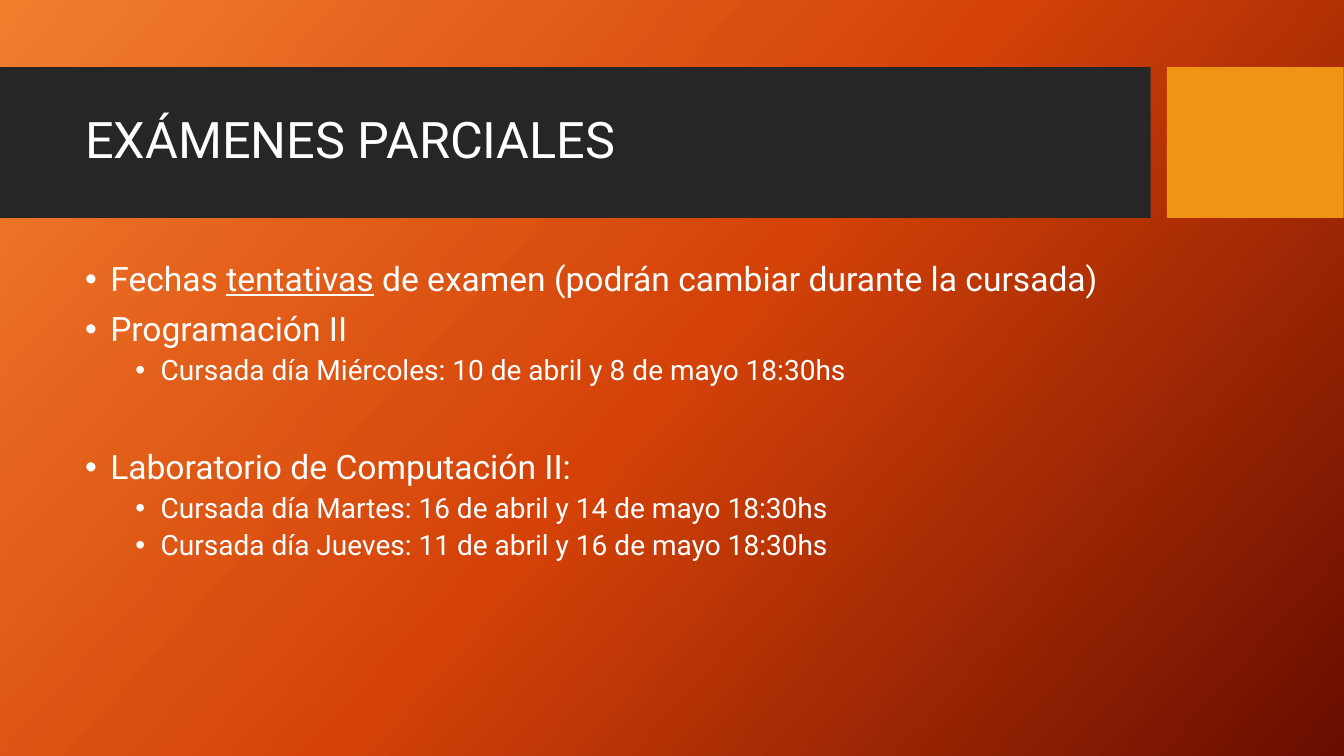
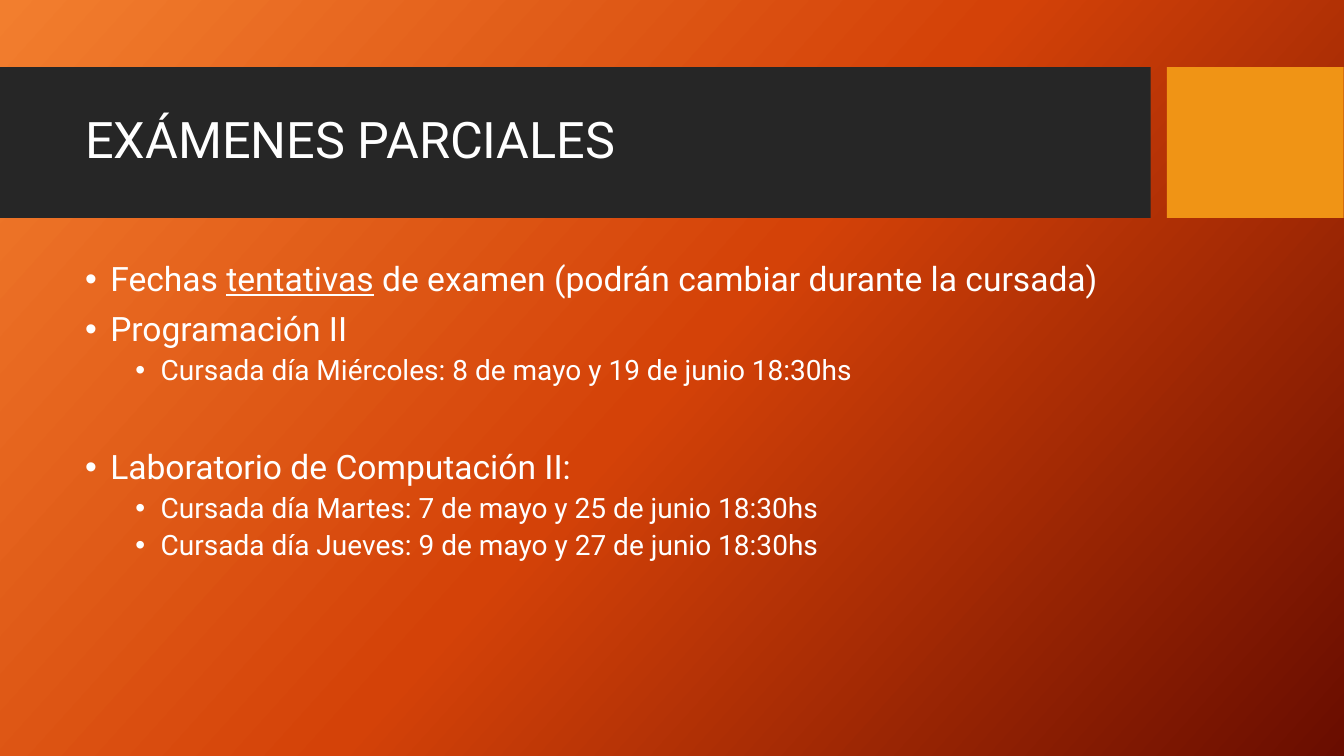
Before and after one commit to FedeDavila1984/utn_prog_y_lab_II, a slide deck: slide 6 of PPTs/Programacion y Laboratorio II-201903.pptx. Drawn at 1344x756 pixels with LibreOffice and Linux fonts; fonts in the diff are those of the drawing; background and template pictures are left out. Boxes give left, top, right and bottom in pixels: in the first picture for what was removed or moved away, otherwise in the second. Text is boxed around its words. In the diff, an @@ line names an element or a change of style, - is before the commit and + after.

Commit message:
201903

```diff
--- a/PPTs/Programacion y Laboratorio II-201903.pptx
+++ b/PPTs/Programacion y Laboratorio II-201903.pptx
@@ text at [161,359,852,386]: text changed @@
-  • Cursada día Miércoles: 10 de abril y 8 de mayo 18:30hs
+  • Cursada día Miércoles: 8 de mayo y 19 de junio 18:30hs
@@ text at [161,497,818,561]: text changed @@
-  • Cursada día Martes: 16 de abril y 14 de mayo 18:30hs
-  • Cursada día Jueves: 11 de abril y 16 de mayo 18:30hs
+  • Cursada día Martes: 7 de mayo y 25 de junio 18:30hs
+  • Cursada día Jueves: 9 de mayo y 27 de junio 18:30hs
```
